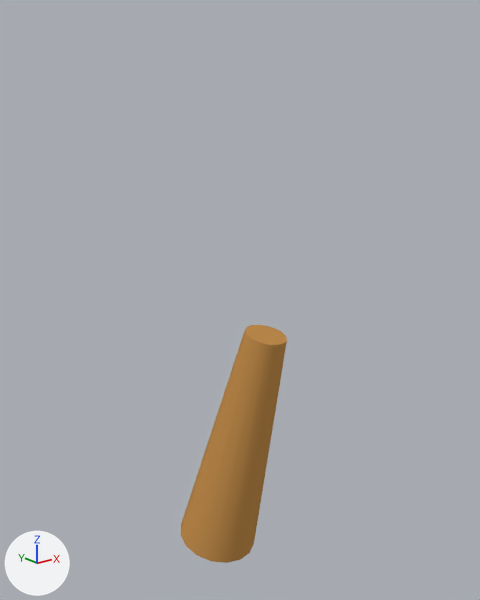
What one commit did to the Blender file blender/tree_creator.blend.
Rendered twice from a 50 mm camera at (-9.32, -11.33, 11.31) aimed at (-0.03, 0.28, 6.67). Lighting does not change. The marker at lower left points along +X, +Y and +Z.

Names of what the first picture shows: 'TaperedCylinder'.
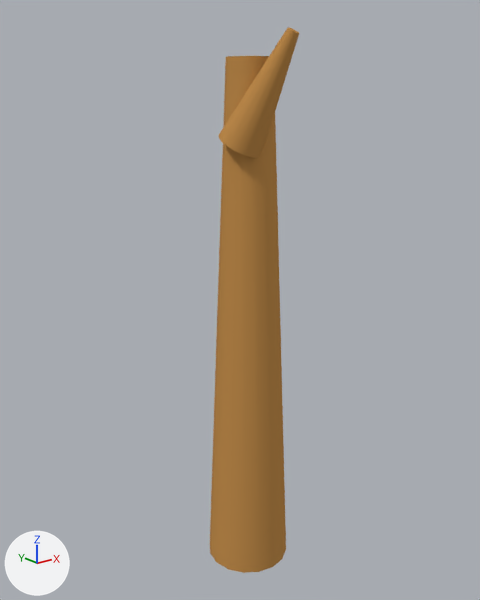
Where the newer file only moved an object's origin or applied its transform, the numbers keep the older frame.

Scene script edits in JSON lines:
```json
{"op": "add", "block": "mat_cylindermaterial_093", "code": ["mat_cylindermaterial_093 = diffuse_material('CylinderMaterial.093')", "mat_cylindermaterial_093.base_color = (0.545, 0.271, 0.075)  # orange #c38e4d"]}
{"block": "me_cylinder_013", "where": "me_cylinder_013.from_pydata(...)  # 64 vertices, 18 faces; spans x -1.0..1.0, y -1.0..1.0, z -4.0..2.0"}
{"block": "me_cylinder_013", "where": "# used by ob_taperedcylinder; location = (0.0, 0.0, 4.0); rotation_euler = (0.2, 0.1, 0.0), in degrees (11, 5.7, 0)"}
{"block": "me_cylinder_013", "change": "me_cylinder_013 part 1: the whole mesh is multiplied about its middle by the matrix ((0.995, 0.0, -0.2), (0.02, 0.98, 0.395), (0.098, -0.199, 1.95)), then moved by (-0.2, 0.4, 2.95)"}
{"op": "add", "block": "me_cylinder_095", "code": ["me_cylinder_095 = bpy.data.meshes.new('Cylinder.095')", "me_cylinder_095.from_pydata(...)  # 64 vertices, 18 faces; spans x -0.5..0.5, y -0.5..0.5, z -2.0..0.5", "me_cylinder_095.polygons.foreach_set('use_smooth', [True] * 18)", "me_cylinder_095.materials.append(mat_cylindermaterial_093)  # orange #c38e4d"]}
{"op": "add", "block": "ob_taperedcylinder_001", "code": ["ob_taperedcylinder_001 = bpy.data.objects.new('TaperedCylinder.001', me_cylinder_095)", "ob_taperedcylinder_001.location = (0.0, -1.0, 12.0)", "ob_taperedcylinder_001.rotation_euler = (0.45, 0.2, 0.0)  # degrees (26, 11, 0)"]}
```

Boxes [x1, y1, x2, y2] around the edits, measured in the pictures (480 x 600 px):
```json
{"object": "TaperedCylinder", "change": "reshaped", "before": [181, 325, 287, 563], "after": [210, 56, 286, 573], "on screen": "28% narrower, 117% taller"}
{"object": "TaperedCylinder.001", "change": "added", "after": [219, 27, 299, 158]}
```
